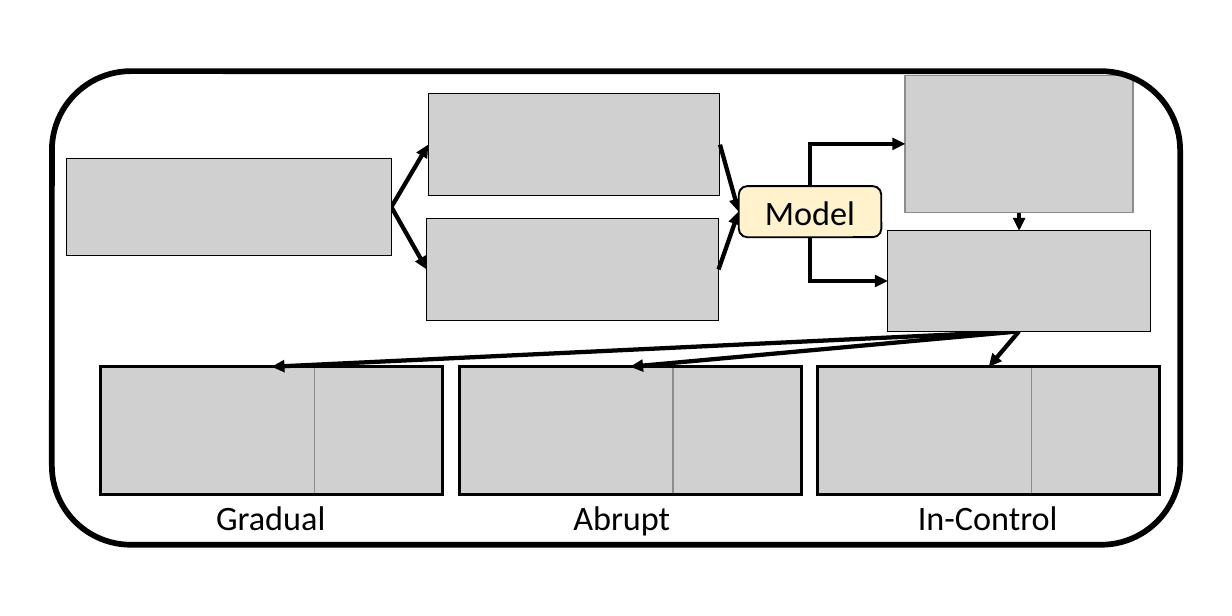
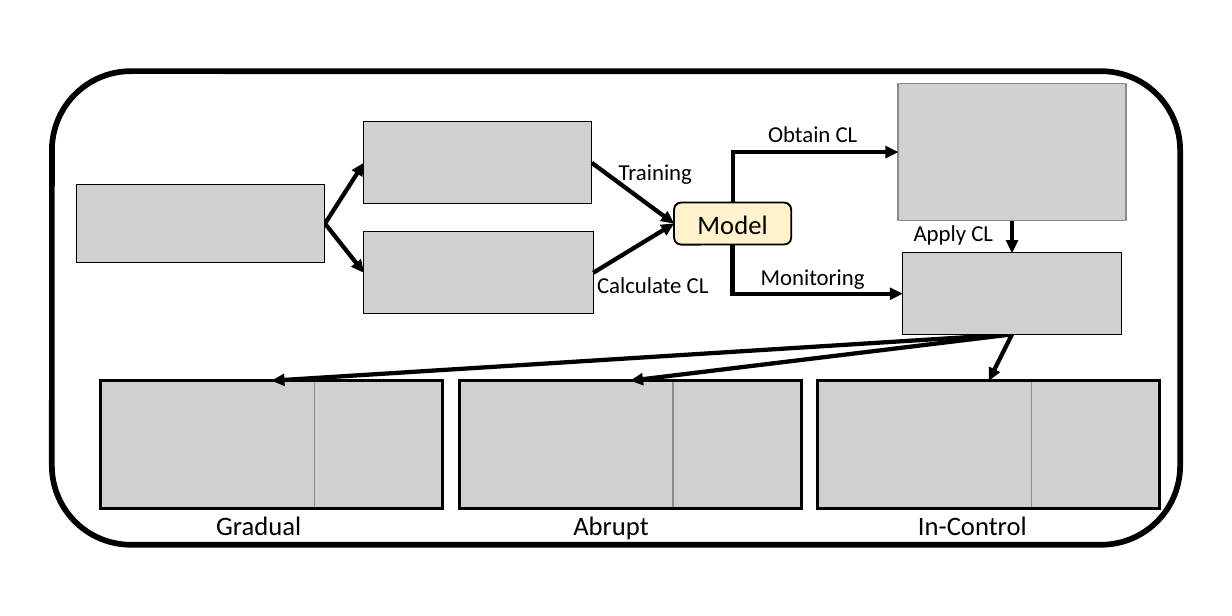
Before and after one commit to kgzhang0801/cd_paper, a slide deck: slide 2 of figures/v14/flow_chart/gen_fig_most_updated_1.pptx. Drawn at 1232x616 pixels with LibreOffice and Linux fonts; fonts in the diff are those of the drawing; grey boxes stand for pictures. Boxes give left, top, right and bottom in pixels: in the first picture for what was removed or moved away, otherwise in the second. Text is boxed around its words. In the diff, an @@ line names an element or a change of style, - is before the commit and + after.

```diff
--- a/figures/v14/flow_chart/gen_fig_most_updated_1.pptx
+++ b/figures/v14/flow_chart/gen_fig_most_updated_1.pptx
@@ picture: place and size @@
-picture at (905,75,1132,212)
+picture at (898,84,1125,220)
@@ picture: place and size @@
-picture at (428,93,720,196)
+picture at (364,122,591,204)
@@ text added at (768,126,858,142), 12 pt, text #000000 @@
+Obtain CL
@@ arrow moved from (392, 207) - (428, 145) to (324, 223) - (364, 163) @@
@@ arrow moved from (720, 145) - (739, 212) to (591, 163) - (673, 223) @@
@@ text added at (619,164,692,187), 12 pt, text #000000 @@
+Training
@@ elbow arrow moved from (810, 186) - (905, 144) to (732, 203) - (898, 152) @@
@@ picture: place and size @@
-picture at (66,159,392,256)
+picture at (77,185,324,263)
@@ size 18 to 14 pt in 4 elements at (573,516,648,540), (216,516,301,536), (918,516,1027,536), (673,203,791,245) @@
@@ rounded rectangle "Model": place and size @@
-rounded rectangle "Model" at (739,186,882,237)
+rounded rectangle "Model" at (673,203,791,245)
@@ arrow moved from (392, 207) - (427, 270) to (324, 223) - (364, 272) @@
@@ picture: place and size @@
-picture at (427,219,719,320)
+picture at (364,231,594,313)
@@ arrow moved from (719, 270) - (739, 212) to (593, 272) - (673, 223) @@
@@ text added at (914,225,993,245), 12 pt, text #000000 @@
+Apply CL
@@ arrow moved from (1018, 212) - (1018, 230) to (1012, 220) - (1012, 253) @@
@@ elbow arrow moved from (810, 237) - (887, 281) to (732, 245) - (902, 294) @@
@@ text added at (761,269,865,289), 12 pt, text #000000 @@
+Monitoring
@@ picture: place and size @@
-picture at (887,230,1150,331)
+picture at (902,253,1121,334)
@@ text added at (597,277,709,293), 12 pt, text #000000 @@
+Calculate CL
@@ arrow moved from (1018, 331) - (272, 367) to (1012, 334) - (272, 381) @@
@@ arrow moved from (1018, 331) - (630, 367) to (1012, 334) - (630, 381) @@
@@ arrow moved from (1018, 331) - (988, 367) to (1012, 334) - (988, 381) @@
@@ 6 pictures, 3 rectangles: place and size @@
-6 pictures, 3 rectangles at (101,367,1161,496)
+6 pictures, 3 rectangles at (101,381,1161,509)
@@ text "Gradual": place and size @@
-text "Gradual" at (216,506,325,531)
+text "Gradual" at (216,516,301,536)
@@ text "Abrupt": place and size @@
-text "Abrupt" at (573,506,670,536)
+text "Abrupt" at (573,516,648,540)
@@ text "In-Control": place and size @@
-text "In-Control" at (918,506,1058,531)
+text "In-Control" at (918,516,1027,536)
```
Also in this commit, not shown: 1 other slide changed, 5 other files.
